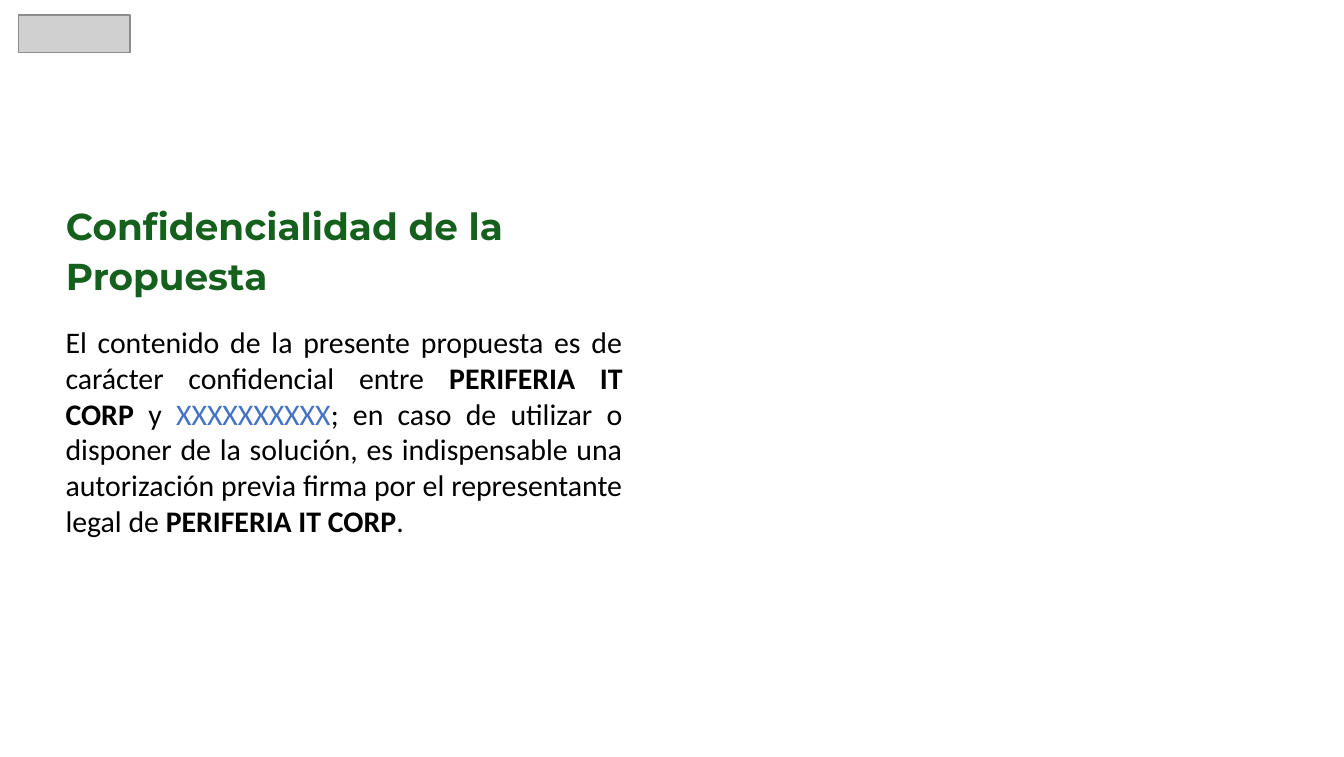
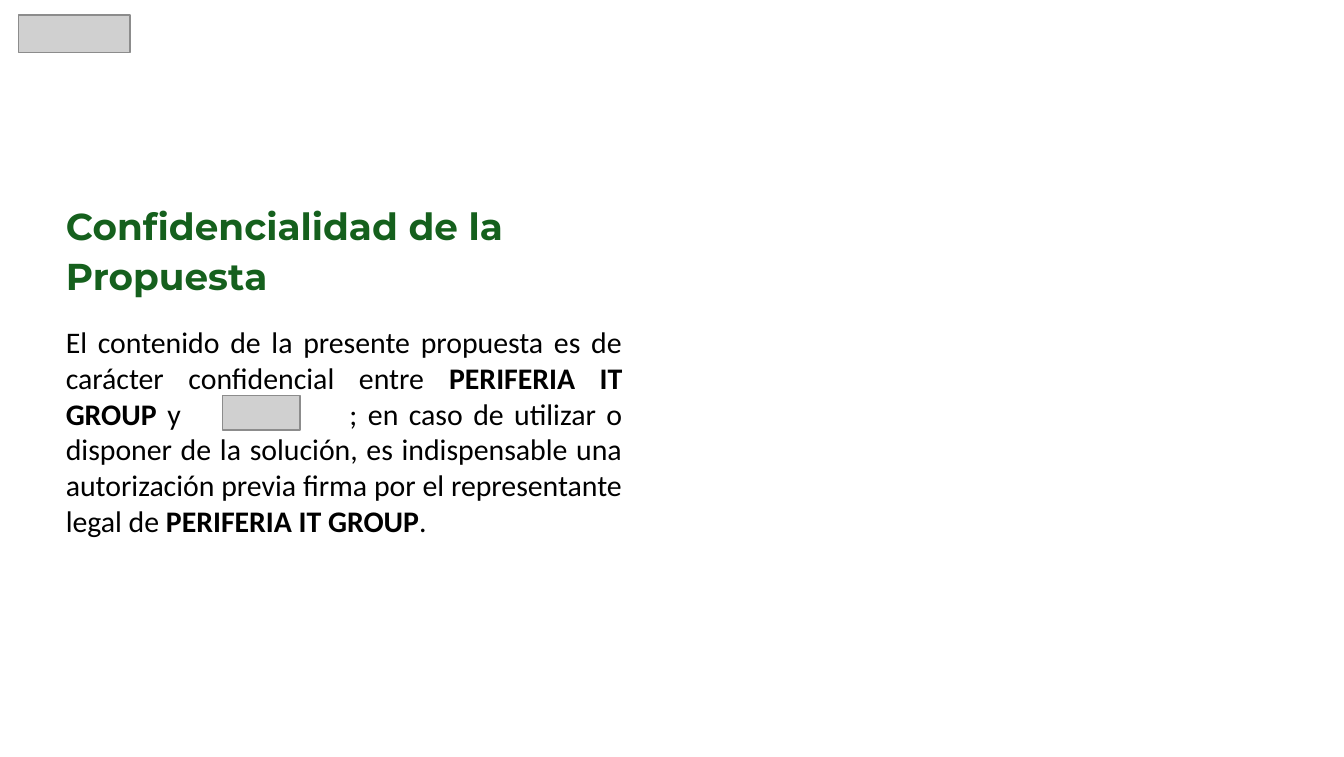
Before and after one commit to KevinLopez25/Solutions, a slide deck: slide 3 of backend/templates/CS-FR-012-PROPUESTA_COMERCIAL_PERIFERIA_IT_CORP.pptx. Drawn at 1344x757 pixels with LibreOffice and Linux fonts; fonts in the diff are those of the drawing; grey boxes stand for pictures; background and template pictures are left out. Boxes give left, top, right and bottom in pixels: in the first picture for what was removed or moved away, otherwise in the second. Text is boxed around its words. In the diff, an @@ line names an element or a change of style, - is before the commit and + after.

```diff
--- a/backend/templates/CS-FR-012-PROPUESTA_COMERCIAL_PERIFERIA_IT_CORP.pptx
+++ b/backend/templates/CS-FR-012-PROPUESTA_COMERCIAL_PERIFERIA_IT_CORP.pptx
@@ text at box(66, 332, 623, 537): text changed @@
-El contenido de la presente propuesta es de carácter confidencial entre PERIFERIA IT CORP y XXXXXXXXXX; en caso de utilizar o disponer de la solución, es indispensable una autorización previa firma por el representante legal de PERIFERIA IT CORP.
+El contenido de la presente propuesta es de carácter confidencial entre PERIFERIA IT GROUP y ; en caso de utilizar o disponer de la solución, es indispensable una autorización previa firma por el representante legal de PERIFERIA IT GROUP.
@@ picture added at box(222, 395, 300, 430) @@
```
Also in this commit, not shown: 7 other slides changed, 1 slide added, 3 other files.
